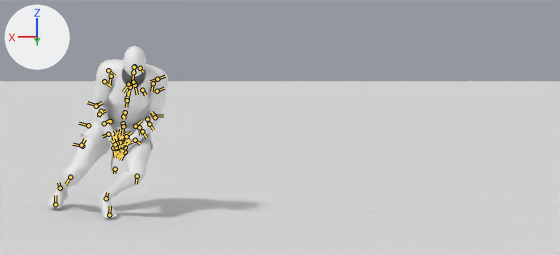
The Blender file anim-src/_preview_RollLeft.blend, before and after one commit.
Before and after are seen from the file's camera 'CamWide'. Every picture has the same lights, and +X, +Y and +Z are marked at upper left. The older version comes first. Both versions are drawn at frame 4 of the action 'StepDodgeRollLeft'; the numbers are the values there. The bones that change, and the others that lie on the model, are drawn over the model as lines.

The first picture shows 'Cube.004', 'Cube.011', 'Cube.027', 'Floor', 'HIMBO - Body HP', 'HIMBO - Boxers', 'HIMBO - Feet', 'HIMBO - Hands', 'PreviewHead' and 14 more.
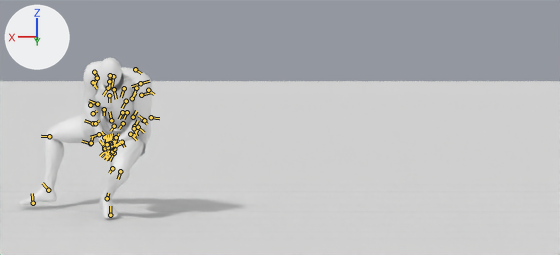
What differs and where, as boxes [x1, y1, x2, y2] in the pictures (560 x 255 px):
'HIMBO - Body HP', posed: before [58, 59, 168, 197]; after [44, 61, 152, 196]
'HIMBO - Boxers', posed: before [80, 115, 153, 173]; after [81, 107, 151, 168]
'PreviewHead', posed (6% shorter): before [123, 46, 146, 77]; after [99, 58, 122, 87]
'HIMBO - Feet', posed: before [49, 185, 117, 219]; after [19, 179, 118, 219]
'HIMBO - Hands', posed (9% narrower, 6% taller): before [101, 123, 144, 153]; after [92, 123, 131, 155]
bone 'NPC COM [COM ]', root to tip: before (123, 123) to (122, 128); after (123, 123) to (119, 128)
bone 'NPC L Thigh [LThg]', root to tip: before (135, 126) to (141, 120); after (134, 126) to (138, 120)
bone 'NPC L Calf [LClf]', root to tip: before (137, 176) to (136, 184); after (120, 171) to (118, 179)
bone 'NPC L Foot [Lft ]', root to tip: before (106, 198) to (107, 192); after (107, 198) to (108, 193)
bone 'NPC R Thigh [RThg]', root to tip: before (110, 121) to (111, 120); after (111, 120) to (109, 111)
bone 'NPC R Calf [RClf]', root to tip: before (70, 177) to (65, 184); after (49, 136) to (41, 136)
bone 'NPC R Foot [Rft ]', root to tip: before (60, 188) to (58, 182); after (48, 190) to (42, 183)
bone 'NPC Spine [Spn0]', root to tip: before (125, 112) to (124, 119); after (127, 112) to (123, 119)
bone 'NPC Spine1 [Spn1]', root to tip: before (127, 100) to (126, 107); after (126, 101) to (122, 108)
bone 'NPC Spine2 [Spn2]', root to tip: before (130, 87) to (128, 96); after (124, 88) to (121, 97)
bone 'NPC Neck [Neck]', root to tip: before (133, 72) to (132, 81); after (113, 76) to (112, 86)
bone 'NPC Head [Head]', root to tip: before (134, 66) to (134, 70); after (110, 75) to (110, 82)

The change in detail:
Bone 'NPC COM [COM ]' (bone_npc_com__com) turns from (-22, -10, 0) to (-22, -10, -21) degrees about its own x, y and z.
Bone 'NPC L Thigh [LThg]' (bone_npc_l_thigh__lthg) turns from (-75, -32, -12) to (-82, -25, -12) degrees about its own x, y and z.
Bone 'NPC L Calf [LClf]' (bone_npc_l_calf__lclf) turns from (94, 0, 0) to (96, 0, 0) degrees about its own x, y and z.
Bone 'NPC L Foot [Lft ]' (bone_npc_l_foot__lft) turns from (-33, 16, 26) to (-32, 17, 7) degrees about its own x, y and z.
Bone 'NPC R Thigh [RThg]' (bone_npc_r_thigh__rthg) turns from (-42, -16, 12) to (-54, 32, 96) degrees about its own x, y and z.
Bone 'NPC R Calf [RClf]' (bone_npc_r_calf__rclf) turns from (73, 0, 0) to (68, 0, 0) degrees about its own x, y and z.
Bone 'NPC R Foot [Rft ]' (bone_npc_r_foot__rft) turns from (-36, 40, 3) to (6, 26, -33) degrees about its own x, y and z.
Bone 'NPC Spine [Spn0]' (bone_npc_spine__spn0) turns from (-10, 0, 0) to (-11, 0, 0) degrees about its own x, y and z.
Bone 'NPC Spine1 [Spn1]' (bone_npc_spine1__spn1) turns from (-10, 0, 0) to (-11, 0, 0) degrees about its own x, y and z.
Bone 'NPC Spine2 [Spn2]' (bone_npc_spine2__spn2) turns from (-10, 0, 0) to (-11, 0, 0) degrees about its own x, y and z.
Bone 'NPC Neck [Neck]' (bone_npc_neck__neck) turns from (8, 3, 3) to (-8, -5, 9) degrees about its own x, y and z.
Bone 'NPC Head [Head]' (bone_npc_head__head) turns from (27, 3, 4) to (30, -8, 8) degrees about its own x, y and z.
